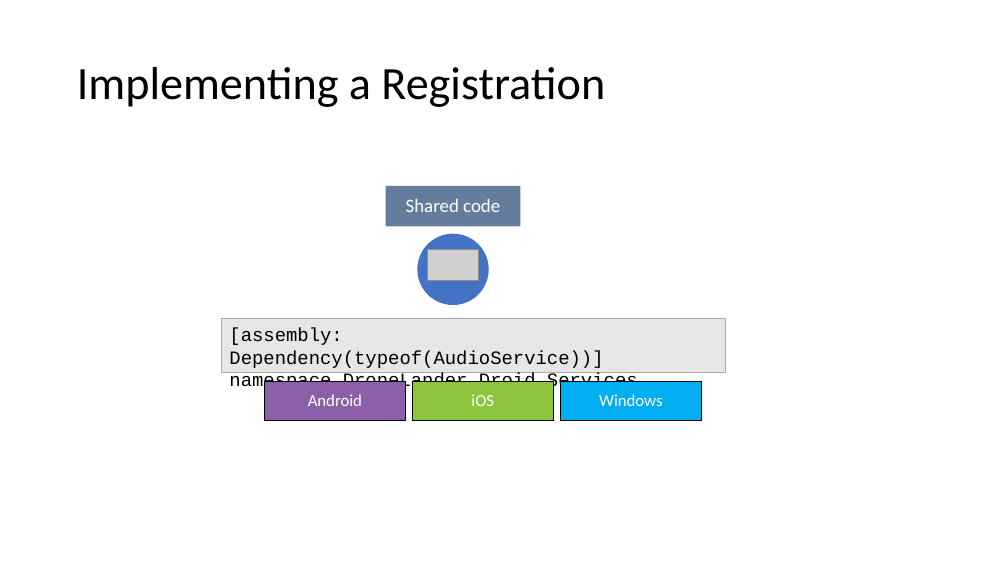
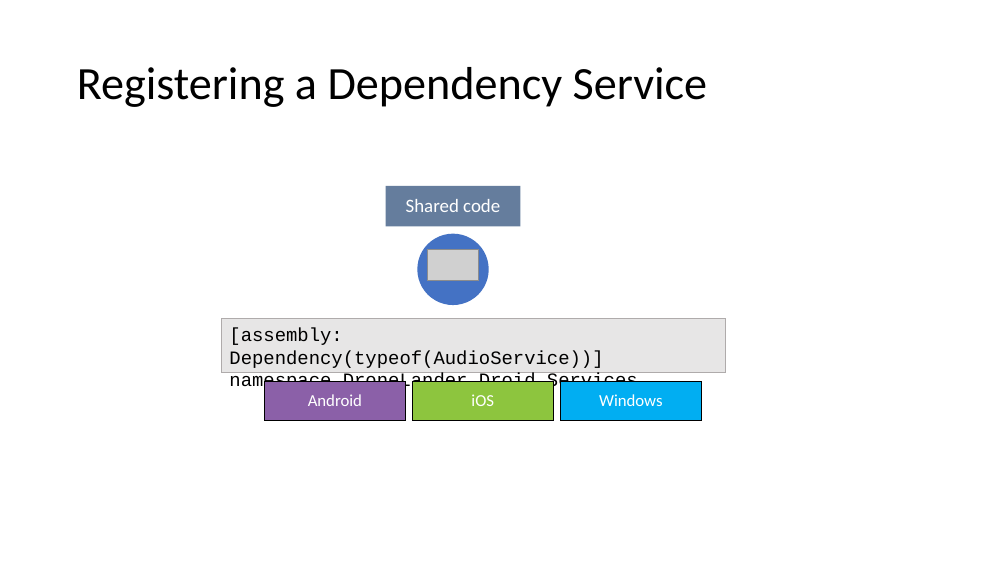
Before and after one commit to MissionMarsFourthHorizon/operation-remote-resupply, a slide deck: slide 13 of Module 2/Operation Remote Resupply, Part 2.pptx. Drawn at 1008x567 pixels with LibreOffice and Linux fonts; fonts in the diff are those of the drawing; grey boxes stand for pictures. Boxes give left, top, right and bottom in pixels: in the first picture for what was removed or moved away, otherwise in the second. Text is boxed around its words. In the diff, an @@ line names an element or a change of style, - is before the commit and + after.

```diff
--- a/Module 2/Operation Remote Resupply, Part 2.pptx
+++ b/Module 2/Operation Remote Resupply, Part 2.pptx
@@ title at (77, 67, 708, 107): text changed @@
-Implementing a Registration
+Registering a Dependency Service
```
Also in this commit, not shown: 10 other slides changed, 3 other files.
